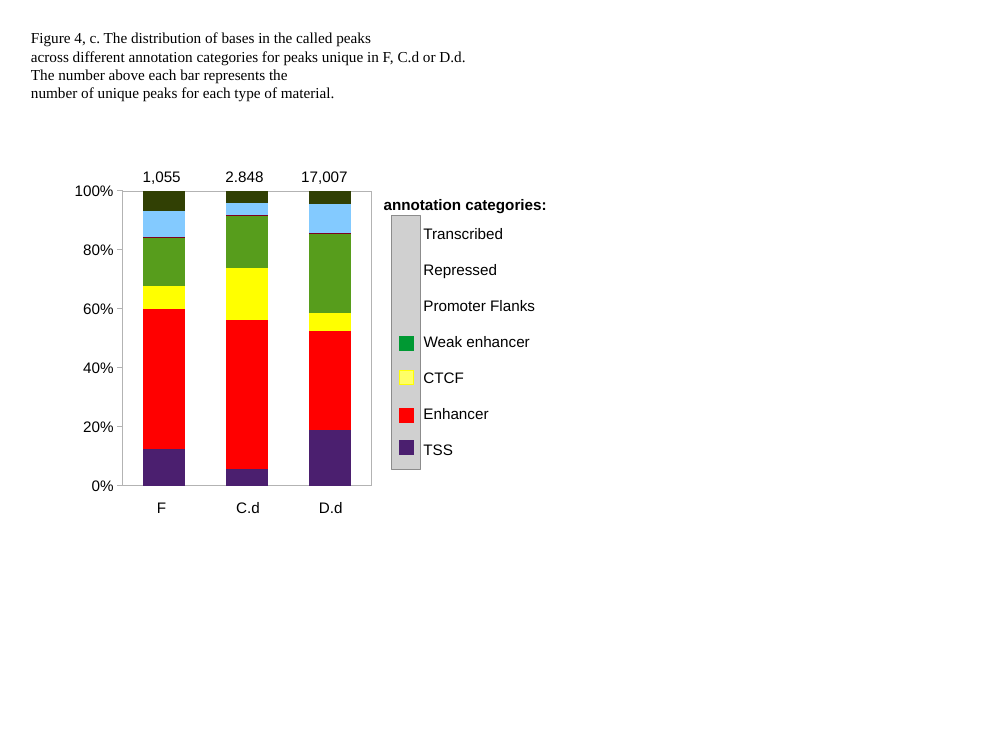
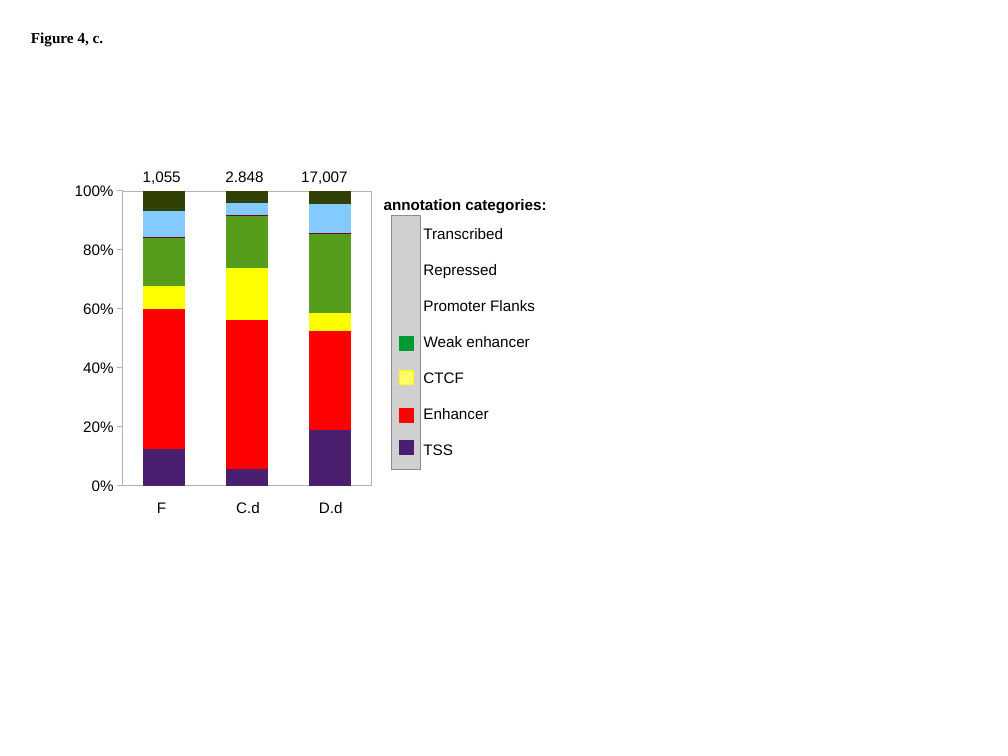
Before and after one commit to jknightlab/ATACseq_pipeline, a slide deck: slide 10 of Core_manuscript/Paper/Figures/ATAC_figures.odp (slide 11 before the commit). Drawn at 1008x756 pixels with LibreOffice and Linux fonts; fonts in the diff are those of the drawing; grey boxes stand for pictures. Boxes give left, top, right and bottom in pixels: in the first picture for what was removed or moved away, otherwise in the second. Text is boxed around its words. In the diff, an @@ line names an element or a change of style, - is before the commit and + after.

Commit message:
main and supplementary figures for the text

```diff
--- a/Core_manuscript/Paper/Figures/ATAC_figures.odp
+++ b/Core_manuscript/Paper/Figures/ATAC_figures.odp
@@ text removed at (x1=31, y1=32, x2=465, y2=102) @@
-Figure 4, c. The distribution of bases in the called peaks
-across different annotation categories for peaks unique in F, C.d or D.d.
-The number above each bar represents the
-number of unique peaks for each type of material.
@@ text added at (x1=31, y1=32, x2=104, y2=47), 12 pt, text #000000, bold @@
+Figure 4, c.
```
Also in this commit, not shown: 16 other slides changed, 22 slides removed, 1 other file.
